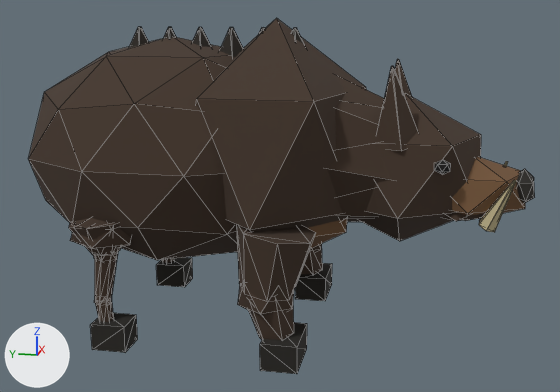
What one commit did to the glTF model Art/LowPoly_AgeOfEchoes/Exports/Rigged/MOB_02_Boar.glb.
Rendered twice from a 50 mm camera at (-2.864, -0.839, 1.23) aimed at (-0.012, -0.268, 0.517). Arrows for +X, +Y and +Z are at lower left; the lights stay in place. The older version comes first. Mesh edges are drawn as thin lines. Vertices at exactly the same position are counted once.

Names of what the first picture shows: 'SKM_MOB_02_Boar'.
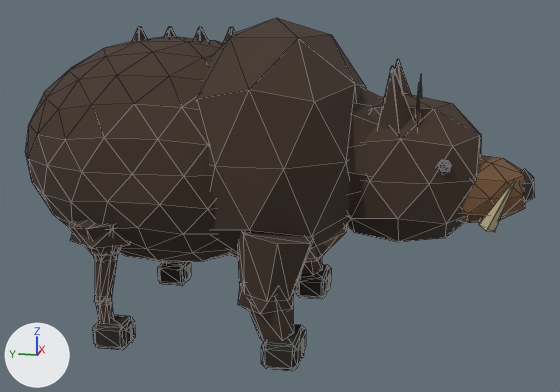
What the commit changed:
Material 'MAT_AOE_EyeGlint' (mat_mat_aoe_eyeglint) is new.
Its base color is (0.7, 0.65, 0.47) (beige #dad3b6).
Its roughness is 0.4.
Material 'MAT_AOE_BoarDorsal' (mat_mat_aoe_boardorsal) is new.
Its base color is (0.0374, 0.0225, 0.0141) (brown #362920).
Its roughness is 0.8.
Material 'MAT_AOE_BoarUnderfur' (mat_mat_aoe_boarunderfur) is new.
Its base color is (0.113, 0.061, 0.0302) (brown #5e4631).
Its roughness is 0.8.
Material 'MAT_AOE_InnerEar' (mat_mat_aoe_innerear) is new.
Its base color is (0.17, 0.074, 0.048) (brown #734d3e).
Its roughness is 0.8.
me_skm_mob_02_boar is used by ob_skm_mob_02_boar; location (0.0, 0.0, 0.0).
me_skm_mob_02_boar had 548 vertices, 924 faces and spanned x -0.49..0.49, y -1.2..0.74, z 0.0..1.19.
me_skm_mob_02_boar now has 1108 vertices, 1988 faces and spans x -0.49..0.49, y -1.2..0.74, z 0.0..1.19.
me_skm_mob_02_boar part 1: the loose piece of 8 vertices spanning x -0.41..-0.29, y 0.23..0.36, z 0.0..0.1 is moved by (0.69, 0.0, 0.0).
me_skm_mob_02_boar part 2: the loose piece of 8 vertices spanning x 0.29..0.41, y 0.23..0.36, z 0.0..0.1 is moved by (-0.69, 0.0, 0.0).
me_skm_mob_02_boar part 3: a new loose piece, an icosphere of 80 faces spanning x -0.23..-0.198, y -0.901..-0.854, z 0.681..0.721, in mat_mat_aoe_eye (black #090706).
me_skm_mob_02_boar part 4: the loose piece of 10 vertices spanning x -0.22..-0.05, y -0.8..-0.63, z 0.75..1.03 is copied, and the copy is scaled about its middle by (0.6, 0.12, 0.6), then moved by (-0.01, -0.07, 0.0), in mat_mat_aoe_innerear (brown #734d3e); it spans x -0.19..-0.09, y -0.79..-0.77, z 0.81..0.98.
me_skm_mob_02_boar part 5: the loose piece of 8 vertices spanning x 0.24..0.45, y -0.42..-0.29, z 0.0..0.1 is rebuilt with 24 vertices and now spans x 0.24..0.45, y -0.42..-0.29, z 0.0..0.1.
me_skm_mob_02_boar part 6: the loose piece of 8 vertices spanning x -0.45..-0.24, y -0.42..-0.29, z 0.0..0.1 is rebuilt with 24 vertices and now spans x -0.45..-0.24, y -0.42..-0.29, z 0.0..0.1.
me_skm_mob_02_boar part 7: a new loose piece of 24 vertices spanning x 0.29..0.41, y 0.23..0.36, z 0.0..0.1, in mat_mat_aoe_hoof (black #24211c).
me_skm_mob_02_boar part 8: a new loose piece of 24 vertices spanning x -0.41..-0.29, y 0.23..0.36, z 0.0..0.1, in mat_mat_aoe_hoof (black #24211c).
me_skm_mob_02_boar part 9: 240 vertices added at x -0.46..0.46, y -1.17..0.71, z 0.26..1.12.
me_skm_mob_02_boar part 10: 4 faces spanning x -0.22..0.22, y -0.7..-0.26, z 0.41..0.5 switch from mat_mat_aoe_boarfur (brown #423328) to mat_mat_aoe_boarunderfur (brown #5e4631).
me_skm_mob_02_boar part 11: 4 faces spanning x -0.22..0.22, y -0.77..-0.36, z 0.79..1.03 switch from mat_mat_aoe_boarfur (brown #423328) to mat_mat_aoe_boardorsal (brown #362920).
Other edits to the shape of me_skm_mob_02_boar do not show in these pictures.
me_skm_mob_02_boar gains material mat_mat_aoe_eyeglint (beige #dad3b6).
me_skm_mob_02_boar gains material mat_mat_aoe_innerear (brown #734d3e).

Boxes [x1, y1, x2, y2] around the edits, measured in the pictures (560 x 392 px; the box of a moved part takes in the faces that stretch with it):
'SKM_MOB_02_Boar', reshaped
    before: [29, 18, 535, 374]
    after: [25, 18, 535, 371]
part 1 of me_skm_mob_02_boar, moved or reshaped
    before: [90, 313, 137, 353]
    after: [159, 265, 183, 285]
part 2 of me_skm_mob_02_boar, moved or reshaped
    before: [156, 257, 193, 287]
    after: [94, 317, 133, 349]
part 3 of me_skm_mob_02_boar, added
    after: [439, 160, 451, 170]
part 4 of me_skm_mob_02_boar, added
    after: [415, 83, 420, 128]
part 5 of me_skm_mob_02_boar, rebuilt (8% shorter)
    before: [295, 263, 332, 301]
    after: [296, 264, 332, 299]
part 6 of me_skm_mob_02_boar, rebuilt (9% shorter)
    before: [260, 322, 307, 374]
    after: [261, 324, 306, 371]
part 7 of me_skm_mob_02_boar, added (black)
    after: [158, 262, 191, 286]
part 8 of me_skm_mob_02_boar, added
    after: [93, 315, 136, 350]
part 9 of me_skm_mob_02_boar, added (brown)
    after: [25, 18, 525, 263]
part 10 of me_skm_mob_02_boar, recoloured
    before: [340, 215, 374, 222]
part 11 of me_skm_mob_02_boar, recoloured
    before: [338, 83, 369, 116]
    after: [352, 87, 369, 116]
